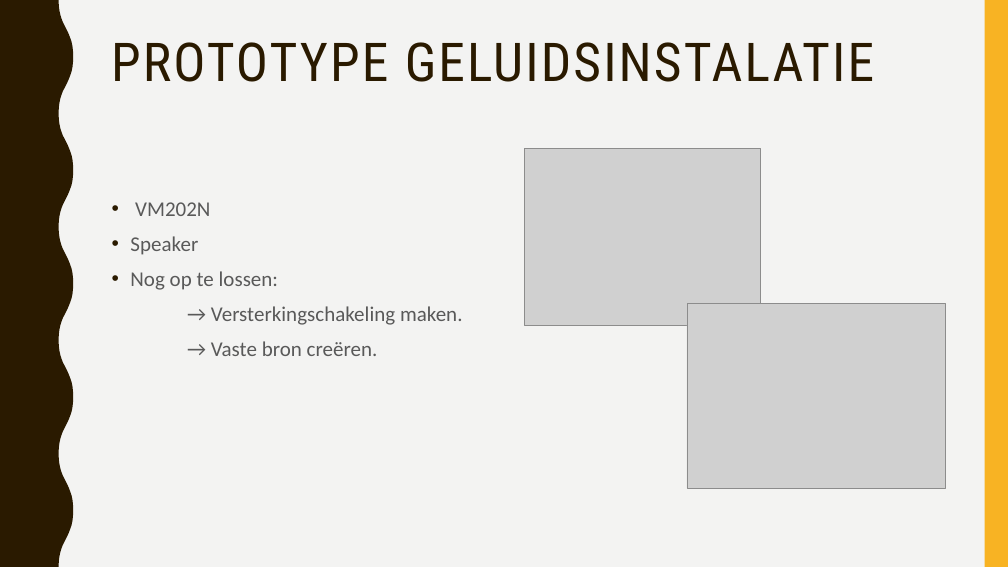
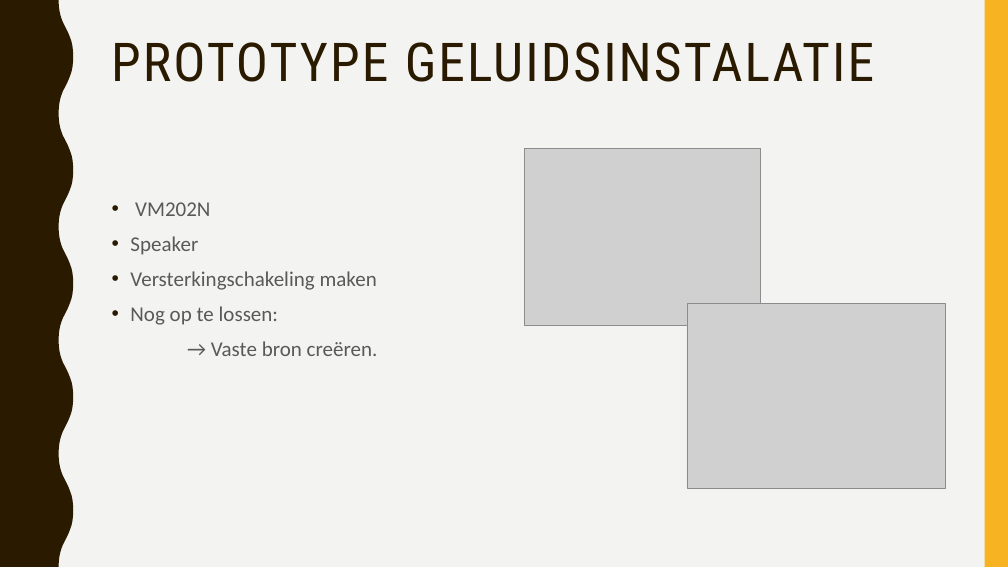
Before and after one commit to vives-project-xp/Taxi, a slide deck: slide 6 of School presentatie/project taxi.pptx. Drawn at 1008x567 pixels with LibreOffice and Linux fonts; fonts in the diff are those of the drawing; grey boxes stand for pictures. Boxes give left, top, right and bottom in pixels: in the first picture for what was removed or moved away, otherwise in the second. Text is boxed around its words. In the diff, an @@ line names an element or a change of style, - is before the commit and + after.

Commit message:
pwp

```diff
--- a/School presentatie/project taxi.pptx
+++ b/School presentatie/project taxi.pptx
@@ text at <box>130,271,377,290</box>: paragraph added @@
+• Versterkingschakeling maken
@@ text at <box>211,306,463,325</box>: paragraph removed @@
-→ Versterkingschakeling maken.
```
Also in this commit, not shown: 1 other slide changed.
